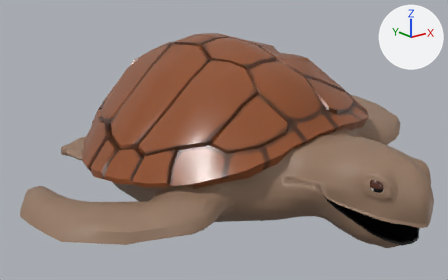
Before and after pictures for a commit that changed the FBX model Assets/Turtle/Turtle_animation.fbx.
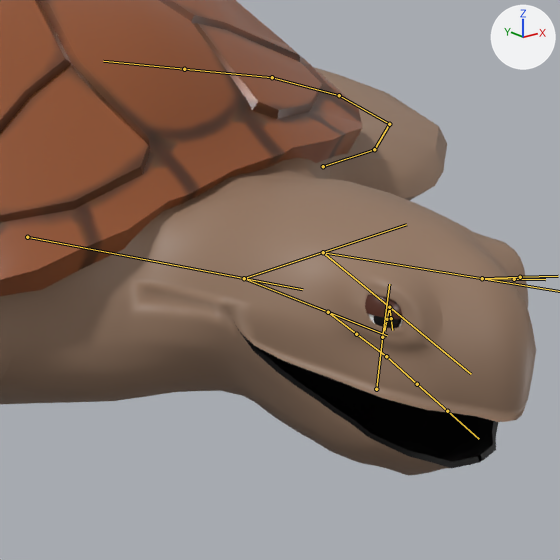
There are two pictures of each version: one whole from a camera (50 mm lens) standing at (-10.46, -12.8, 5.67) and looking at (-0.37, -0.17, 0.62), one close up on the part from 52% to 99% of the width and 25% to 100% of the height. The lights are fixed; the arrows at upper right show +X, +Y and +Z. Both versions are drawn at frame 83 of the action 'Armature|00_Tutrtle_Swimming'; the numbers are the values there. The bones that bend it are drawn over the model as lines in the close-ups.

Names of what the first close-up shows: 'Tortios'.
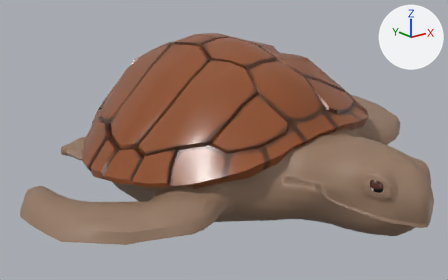
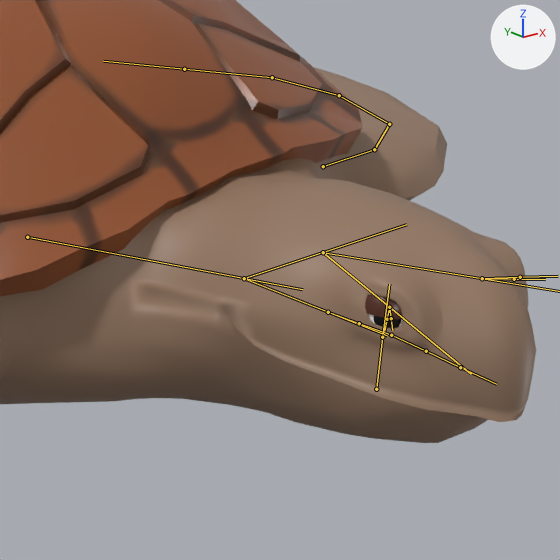
The edits, one by one:
Bone 'Jaw' (bone_jaw) turns from (17, 0, 0) to (0, 0, 0) degrees about its own x, y and z.

Boxes (x1, y1, x2, y2) around the edits, measured in the close-ups (560 x 560 px):
'Tortios', posed: before (0, 0, 536, 476); after (0, 0, 536, 443)
bone 'Jaw', root to tip: before (328, 312) to (328, 312); after (328, 312) to (329, 312)
